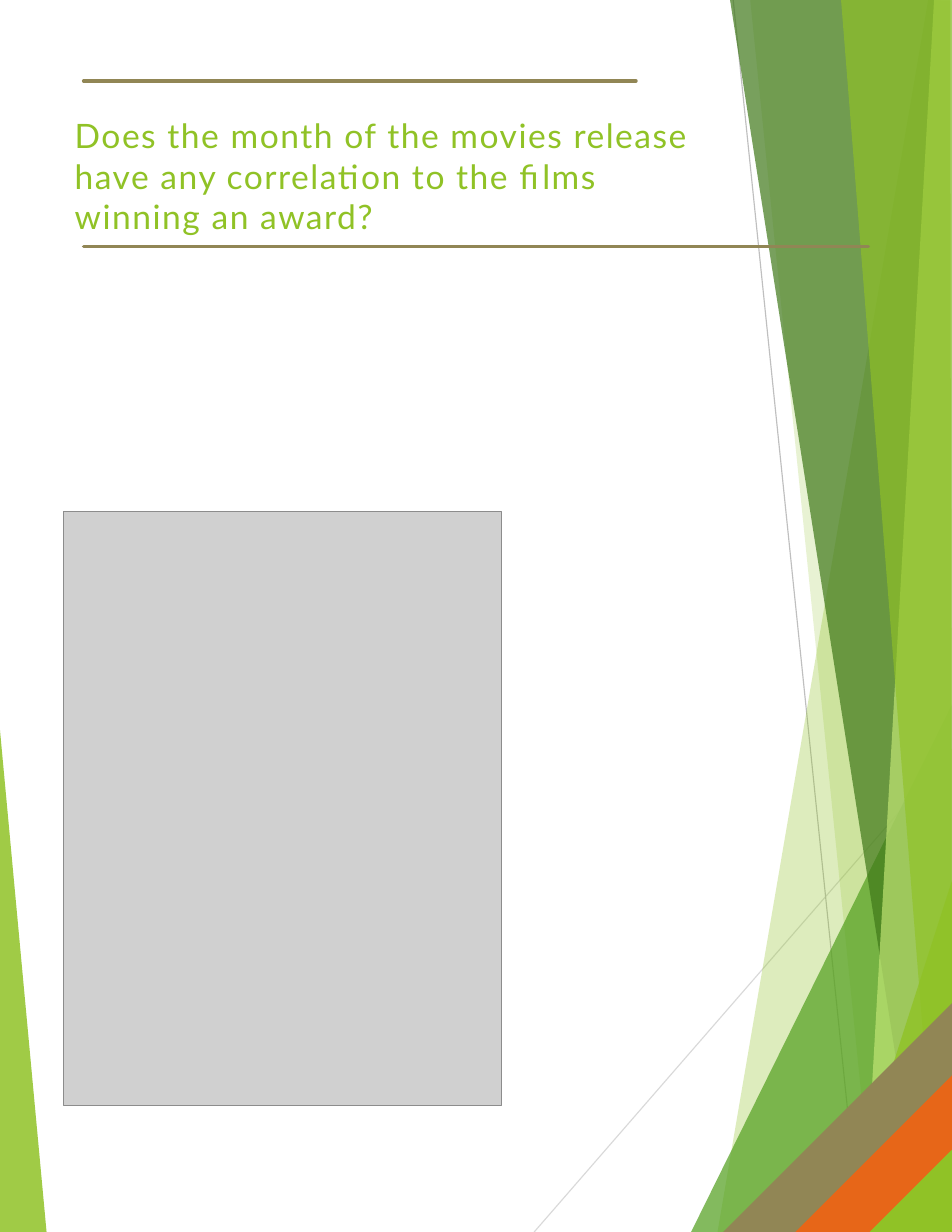
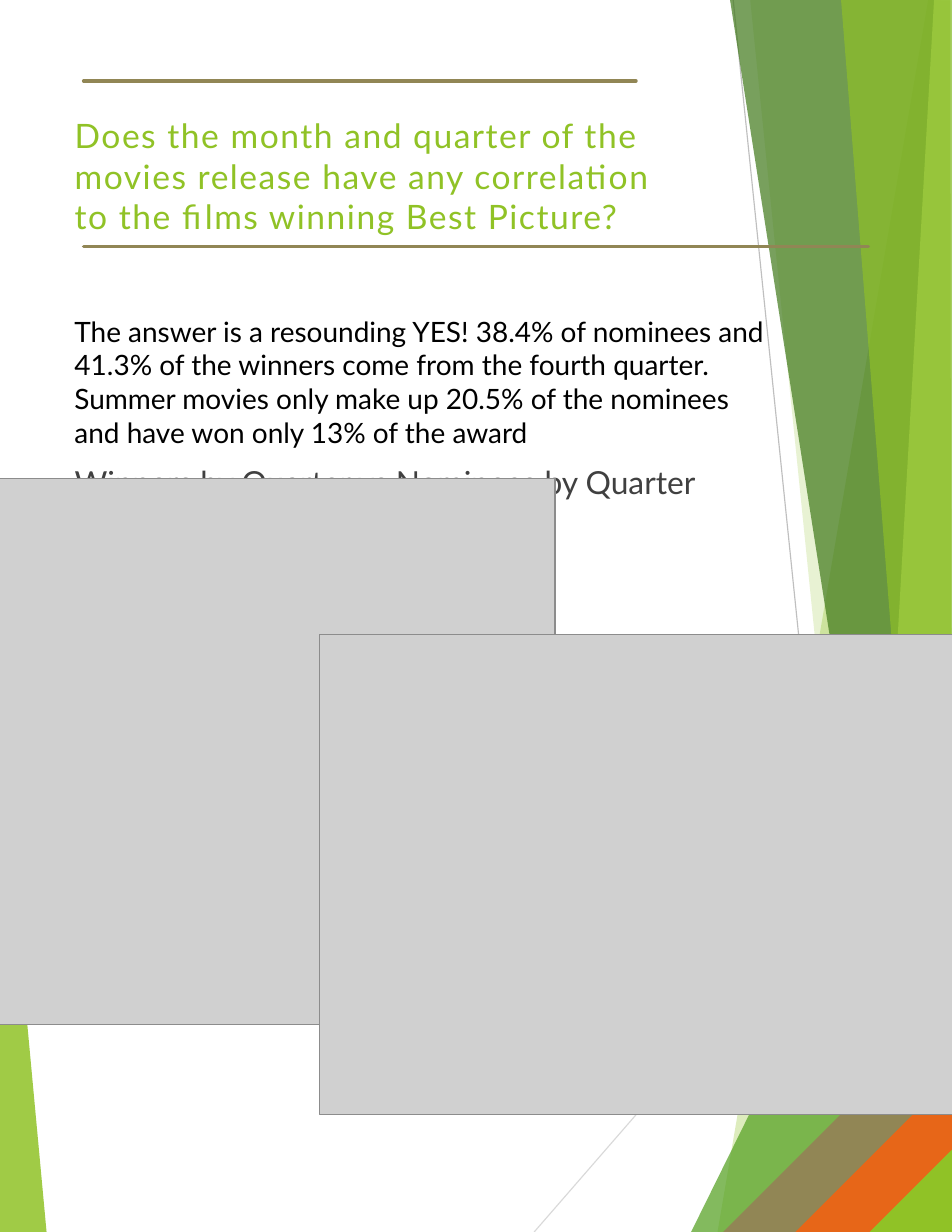
Before and after one commit to newton1021/project1, a slide deck: slide 3 of ANALYZING THE OSCARS.pptx (slide 5 before the commit). Drawn at 952x1232 pixels with LibreOffice and Linux fonts; fonts in the diff are those of the drawing; grey boxes stand for pictures. Boxes give left, top, right and bottom in pixels: in the first picture for what was removed or moved away, otherwise in the second. Text is boxed around its words. In the diff, an @@ line names an element or a change of style, - is before the commit and + after.

```diff
--- a/ANALYZING THE OSCARS.pptx
+++ b/ANALYZING THE OSCARS.pptx
@@ title at (75, 123, 648, 235): text changed @@
-Does the month of the movies release have any correlation to the films winning an award?
+Does the month and quarter of the movies release have any correlation to the films winning Best Picture?
@@ text added at (74, 321, 763, 448), 18 pt, text #000000 @@
+The answer is a resounding YES! 38.4% of nominees and 41.3% of the winners come from the fourth quarter. Summer movies only make up 20.5% of the nominees and have won only 13% of the award
@@ picture: place and size @@
-picture at (64, 512, 502, 1105)
+picture at (0, 479, 556, 1025)
@@ text added at (75, 466, 696, 500), 20.4 pt, text #404040 @@
+Winners by Quarter vs Nominees by Quarter
@@ picture added at (320, 634, 952, 1114) @@
```
Also in this commit, not shown: 1 other slide changed, 1 slide added, 1 slide removed.
